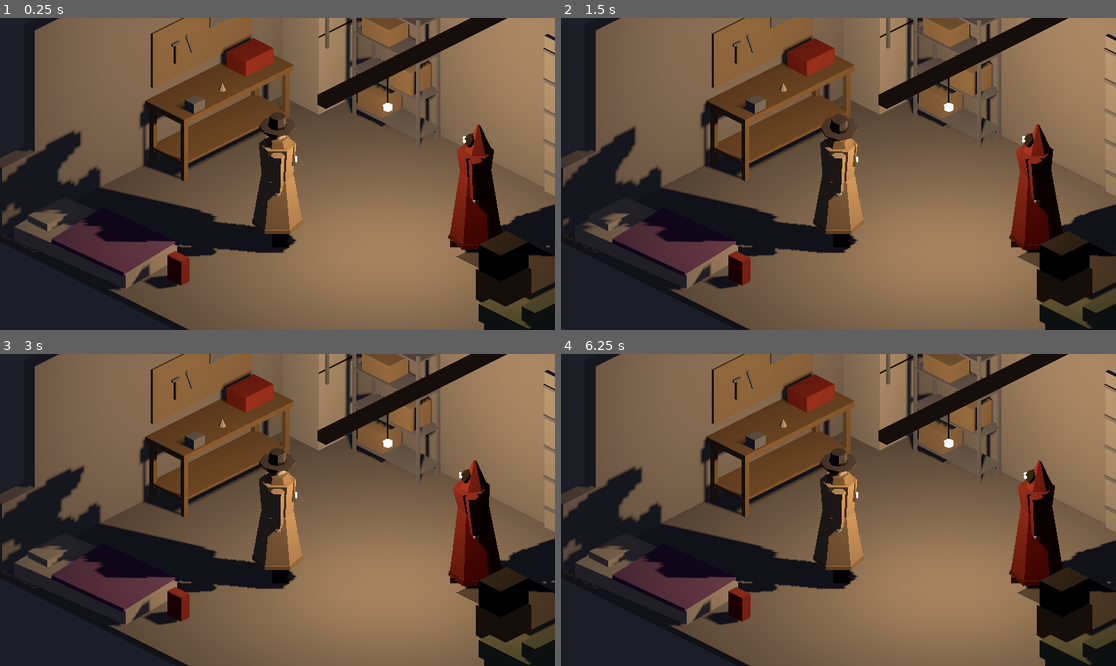
Above: before the commit, frames 1-4 (two rows, left to right).
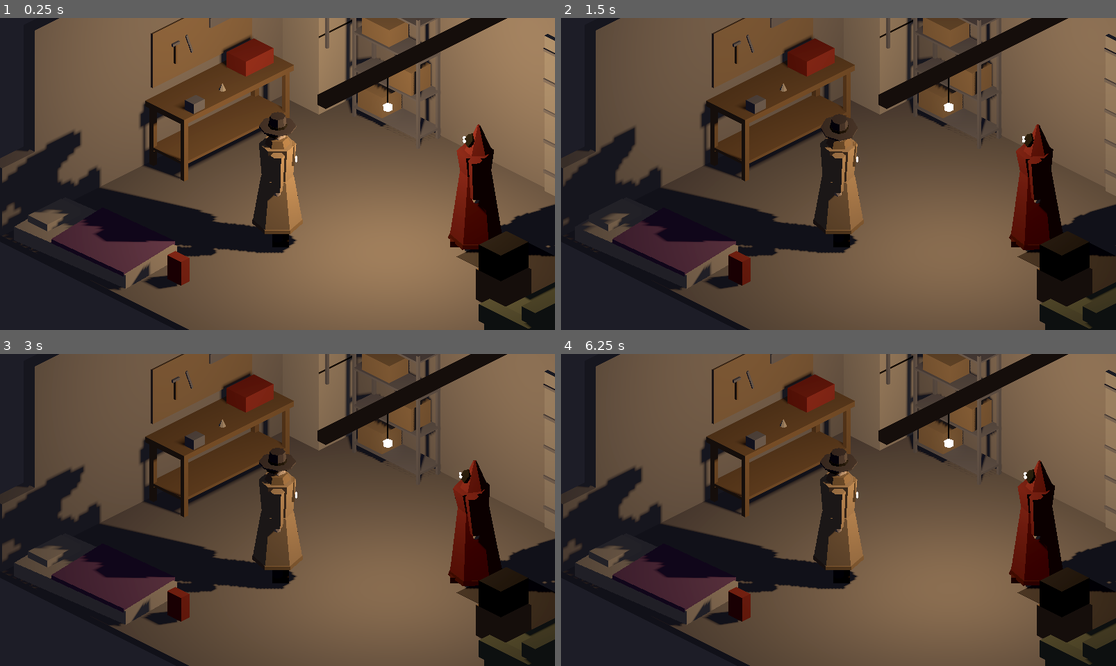
Above: after the commit, the same moments.

Repository: klhall1987/eldritch-tactics
Game: Godot game, scene res://scenes/main.tscn
The game is run twice, just before and just after one commit, with the same random seed, the same clock (stepped at 60 frames per second) and the same inputs.
Inputs (mouse positions are in pixels of both pictures, inside the frame that each line leads up to):
- Up to frame 1 (0.25 s): no input
- Up to frame 2 (1.5 s): tap Enter at 0.5 s; move the mouse to (960, 158) at 0.52 s; hold Shift 0.53-1.25 s; click (960, 158) at 0.67 s; drag from (727, 189) to (810, 236) at 1.27 s
- Up to frame 3 (3 s): move the mouse to (333, 441) at 2.02 s; tap Ctrl at 2.1 s; click (333, 441) at 2.17 s; drag from (249, 572) to (111, 463) at 2.77 s
- Up to frame 4 (6.25 s): move the mouse to (1005, 556) at 3.52 s; tap Alt at 3.6 s; click (1005, 556) at 3.67 s; drag from (672, 463) to (755, 432) at 4.27 s; move the mouse to (866, 510) at 5.02 s; hold Shift 5.03-5.75 s; click (866, 510) at 5.17 s; drag from (755, 432) to (727, 525) at 5.77 s

The runs differ from the first frame. In frame 2, 21% of the frame differs, in the area x 27-100%, y 0-97%; in frame 3, 24%, in the area x 25-100%, y 0-98%; in frame 4, 13%.

Commit message:
Add bulb flicker

Diff:
--- a/scenes/main.tscn
+++ b/scenes/main.tscn
@@ -1,10 +1,11 @@
-[gd_scene load_steps=8 format=3]
+[gd_scene load_steps=9 format=3]
 
 [ext_resource type="Script" uid="uid://ce8drhw0bhpsw" path="res://scripts/main.gd" id="1_main"]
 [ext_resource type="PackedScene" uid="uid://bm2hphniofr4q" path="res://assets/models/environments/garage.glb" id="2_garage"]
 [ext_resource type="PackedScene" uid="uid://hbjm6etvce02" path="res://assets/models/characters/detective.glb" id="3_detective"]
 [ext_resource type="PackedScene" uid="uid://c5mx8nhifwxod" path="res://assets/models/characters/cultist.glb" id="4_cultist"]
 [ext_resource type="Script" path="res://scripts/follow_camera.gd" id="5_follow"]
+[ext_resource type="Script" path="res://scripts/flicker_light.gd" id="6_flicker"]
 
 [sub_resource type="Environment" id="Environment_garage"]
 background_mode = 1
@@ -34,6 +35,7 @@
 light_energy = 1.6
 shadow_enabled = true
 omni_range = 7.0
+script = ExtResource("6_flicker")
 
 [node name="Camera3D" type="Camera3D" parent="."]
 transform = Transform3D(0.707107, -0.353553, 0.612372, 0, 0.866025, 0.5, -0.707107, -0.353553, 0.612372, 11.0474, 11, 12.8474)
--- /dev/null
+++ b/scripts/flicker_light.gd
@@ -0,0 +1,38 @@
+extends Light3D
+## Flickers the light like a cheap bulb on bad wiring: a restless shimmer around its base energy
+## (as set in the scene), with brief dips every so often, but never going out.
+
+## How far the shimmer swings above and below its centre, as a fraction of the base energy.
+@export var shimmer := 0.12
+## How fast the shimmer wanders.
+@export var shimmer_speed := 8.0
+## The energy during a dip, as a fraction of the base energy.
+@export var dip_level := 0.6
+## Seconds between dips (random within this range) and how long each lasts.
+@export var dip_gap := Vector2(0.3, 1.2)
+@export var dip_length := Vector2(0.05, 0.12)
+
+var _base := 0.0
+var _time := 0.0
+var _noise := FastNoiseLite.new()
+var _next_dip := 0.0
+var _dip_left := 0.0
+
+
+func _ready() -> void:
+	_base = light_energy
+	_noise.seed = randi()
+	_noise.frequency = 1.0
+	_next_dip = randf_range(dip_gap.x, dip_gap.y)
+
+
+func _process(delta: float) -> void:
+	_time += delta
+	var level := 0.9 + shimmer * _noise.get_noise_1d(_time * shimmer_speed)
+	if _dip_left > 0.0:
+		_dip_left -= delta
+		level = dip_level + randf() * 0.05
+	elif _time >= _next_dip:
+		_dip_left = randf_range(dip_length.x, dip_length.y)
+		_next_dip = _time + _dip_left + randf_range(dip_gap.x, dip_gap.y)
+	light_energy = _base * clampf(level, 0.55, 1.1)
Not shown, added: scripts/flicker_light.gd.uid
